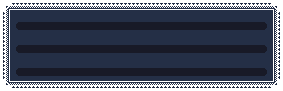
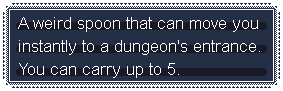
Revision of a layered w=283, h=91 image; what changed, layer by layer:
added layer "EN" above "JP" over [18, 17, 260, 78]
